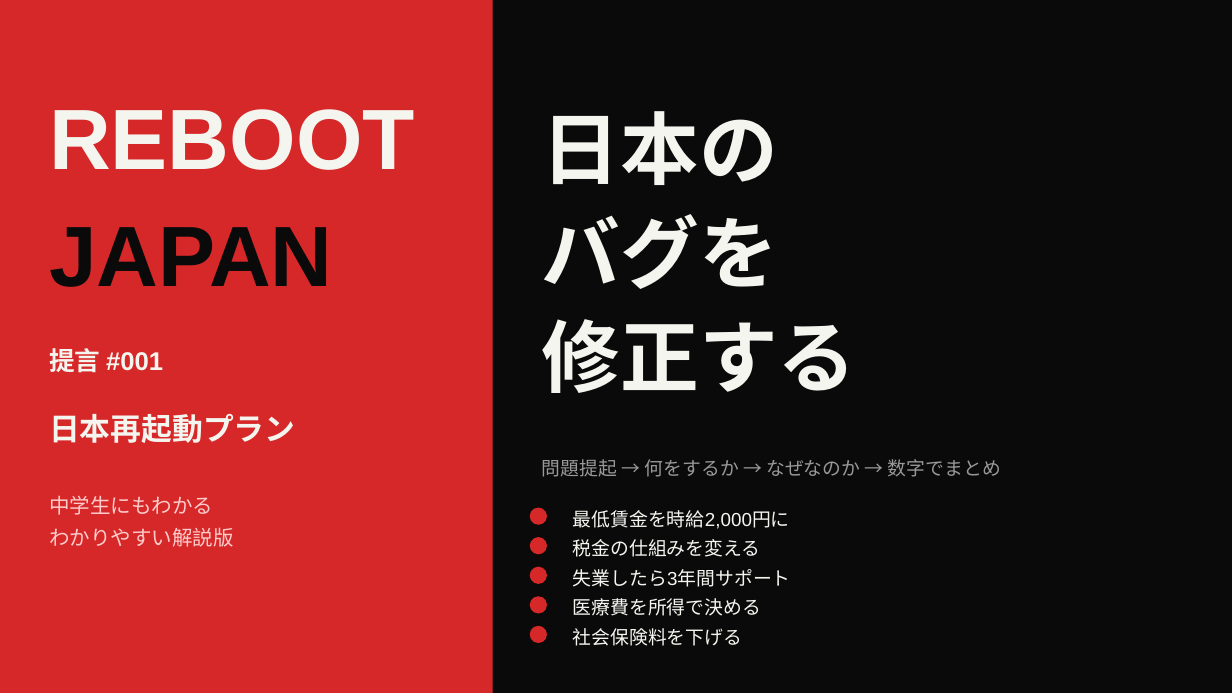
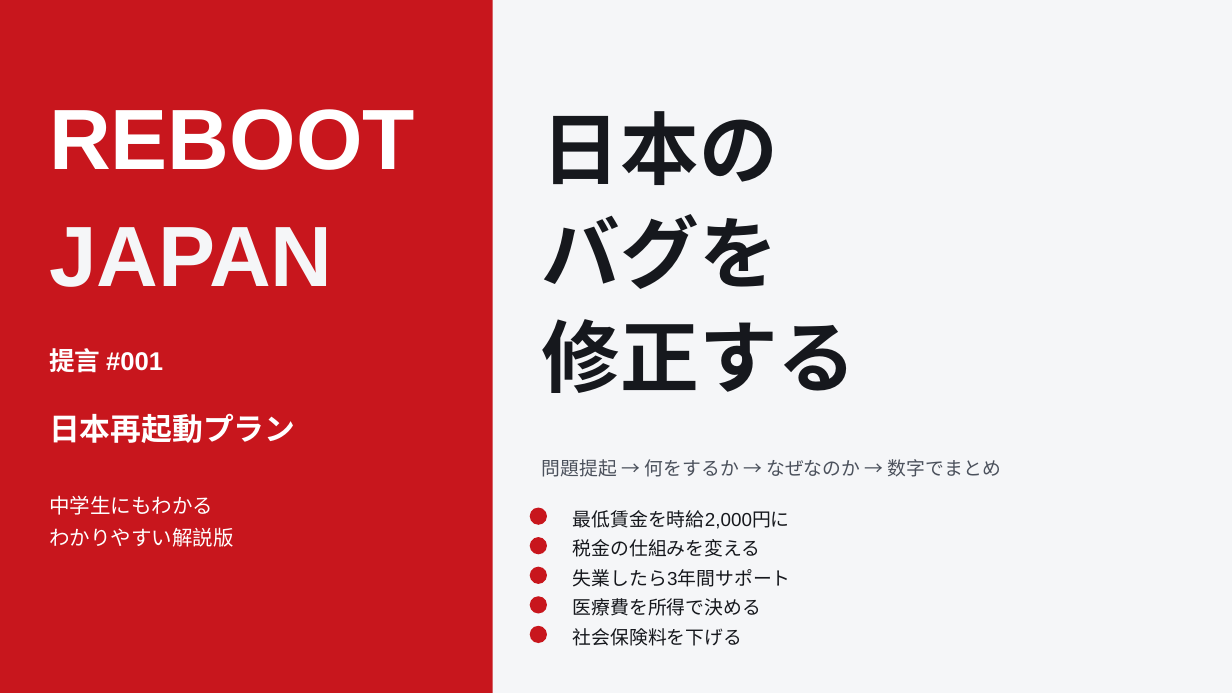
Before and after one commit to penny-wise-rgb/reboot-japan, a slide deck: slide 1 of policy/proposal_001.pptx. Drawn at 1232x693 pixels with LibreOffice and Linux fonts; fonts in the diff are those of the drawing. Boxes give left, top, right and bottom in pixels: in the first picture for what was removed or moved away, otherwise in the second. Text is boxed around its words. In the diff, an @@ line names an element or a change of style, - is before the commit and + after.

```diff
--- a/policy/proposal_001.pptx
+++ b/policy/proposal_001.pptx
@@ background #0A0A0A to #F5F6F8 @@
@@ text "JAPAN" at [49,227,333,287]: text colour #0A0A0A to #F5F6F8 @@
@@ text colour #F5F5F0 to #FFFFFF in 3 elements at [49,109,415,170], [49,348,163,373], [49,413,295,443] @@
@@ text "問題提起 → 何をするか → なぜなのか ..." at [542,459,1001,477]: text colour #999999 to #4B515C @@
@@ text "中学生にもわかる" at [49,495,234,547]: text colour #FFCCCC to #FFFFFF @@
@@ fill #D62828 to #C8161D in 6 elements at [0,0,493,692], [530,508,547,525], [530,537,547,554], [530,567,547,584], [530,596,547,614], [530,626,547,643] @@
@@ text colour #F5F5F0 to #16181D in 6 elements at [542,111,857,393], [573,510,790,529], [573,539,761,557], [573,569,791,587], [573,598,762,616], [573,628,743,646] @@
```
Also in this commit, not shown: 19 other slides changed, 12 other files.
